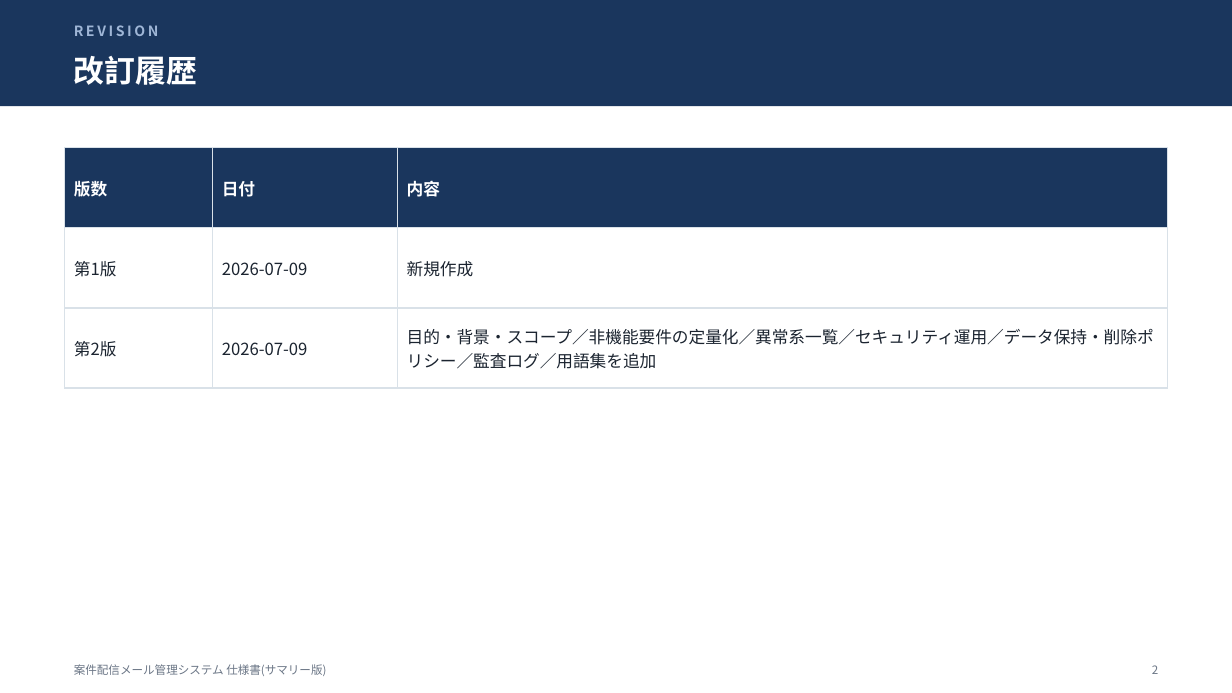
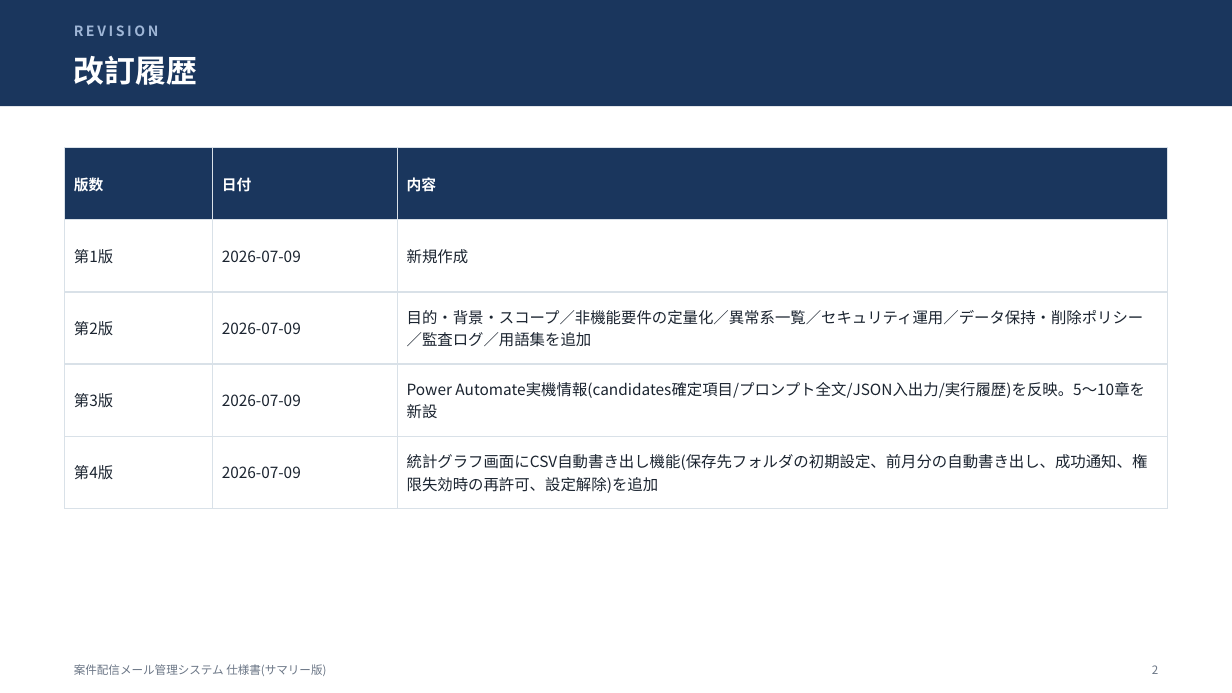
Before and after one commit to Semba1008/mail, a slide deck: slide 2 of docs/仕様書_サマリー.pptx. Drawn at 1232x693 pixels with LibreOffice and Linux fonts; fonts in the diff are those of the drawing. Boxes give left, top, right and bottom in pixels: in the first picture for what was removed or moved away, otherwise in the second. Text is boxed around its words. In the diff, an @@ line names an element or a change of style, - is before the commit and + after.

Commit message:
CSV自動書き出し機能(保存先フォルダ設定・前月分自動書き出し・通知)を追加し、設計書・仕様書・mdドキュメントに反映

```diff
--- a/docs/仕様書_サマリー.pptx
+++ b/docs/仕様書_サマリー.pptx
@@ table at bbox=[65, 148, 1167, 508] @@
+row 4: 第3版 | 2026-07-09 | Power Automate実機情報(candidates確定項目/プロンプト全文/JSON入出力/実行履歴)を反映。5〜10章を新設
+row 5: 第4版 | 2026-07-09 | 統計グラフ画面にCSV自動書き出し機能(保存先フォルダの初期設定、前月分の自動書き出し、成功通知、権限失効時の再許可、設定解除)を追加
```
Also in this commit, not shown: 26 other slides changed, 11 slides added, 13 other files.
